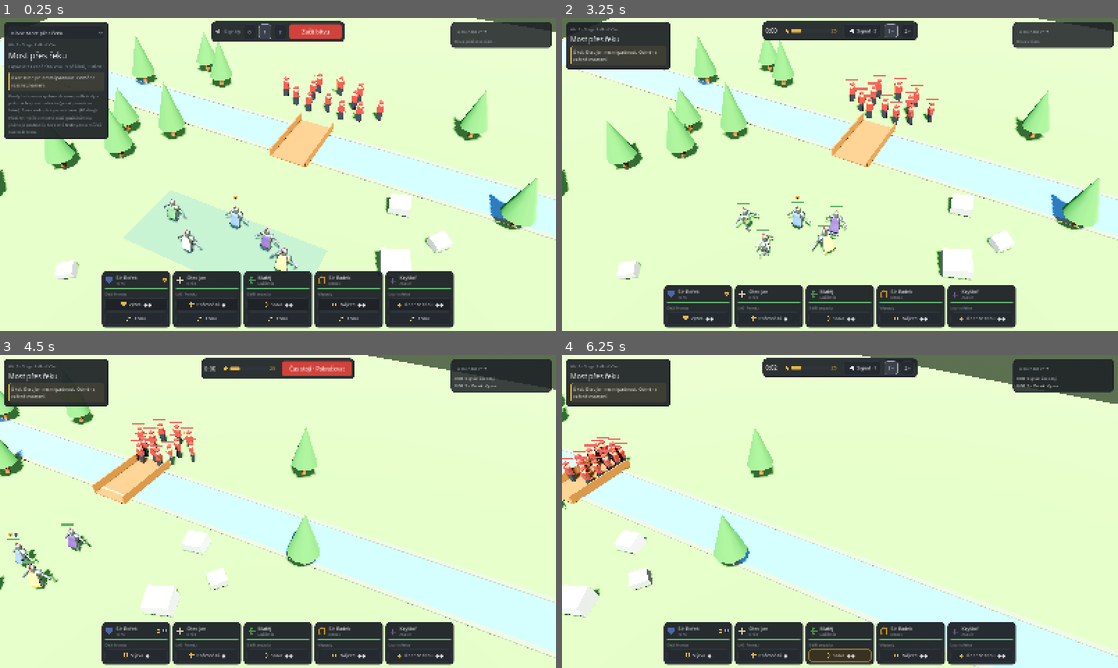
Above: before the commit, frames 1-4 (two rows, left to right).
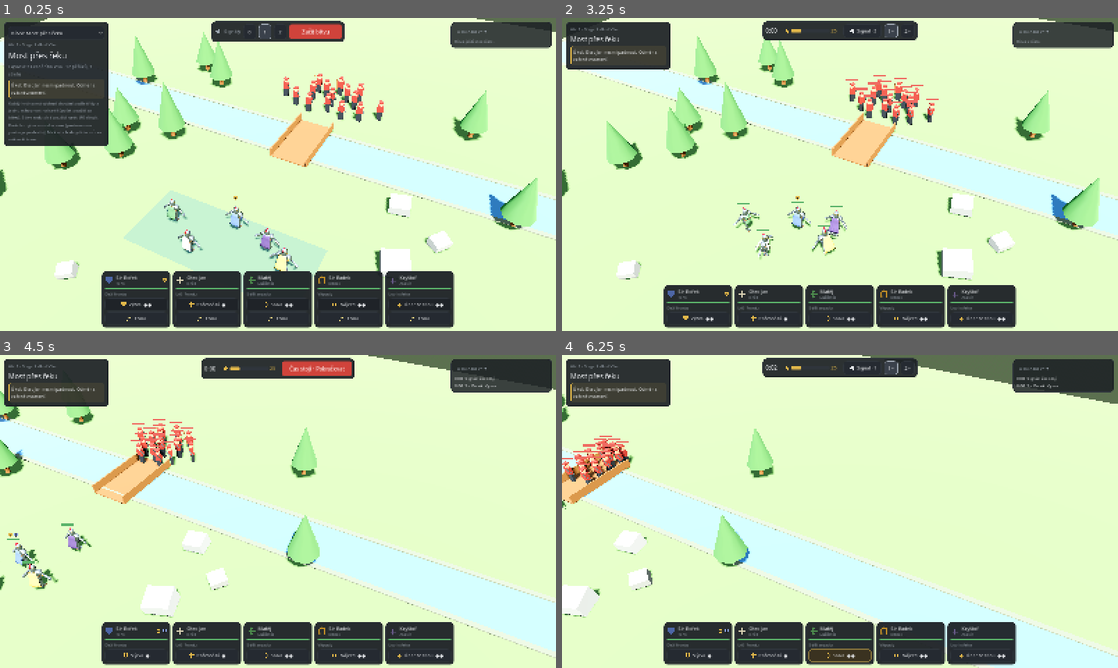
Above: after the commit, the same moments.

Repository: tomaspatolan-bit/roguelike
Game: Godot game, scene res://scenes/battle/battle.tscn
Same seed, same stepped clock (60 frames per second), same inputs: the game is played once before the commit and once after it.
Inputs (mouse positions are in pixels of both pictures, inside the frame that each line leads up to):
- Up to frame 1 (0.25 s): no input
- Up to frame 2 (3.25 s): click "0" at 0.5 s; click "1" at 1.25 s; click "2" at 2 s; click "Začít bitvu" at 2.75 s
- Up to frame 3 (4.5 s): tap Enter at 3.5 s; move the mouse to (400, 495) at 3.52 s; hold D 3.53-4.25 s; tap 1 at 3.6 s; click (400, 495) at 3.67 s; tap Space at 3.77 s; drag from (166, 527) to (250, 574) at 4.27 s
- Up to frame 4 (6.25 s): click "Čas stojí · Pokračovat" at 5 s; move the mouse to (895, 442) at 5.77 s; hold D from 5.78 s (still down); tap 3 at 5.85 s

The runs differ from the first frame. In frame 1, 1.3% of the frame differs, in the area x 0-64%, y 14-41%; in frame 2, 0.2%; in frame 3, 0.2%; in frame 4, 0.4%.

Commit message:
WIP: Most +3 lapkové (balanc se schopnostmi)
Co-Authored-By: Claude Opus 5.5 <noreply@anthropic.com>
Claude-Session: https://claude.ai/code/session_01YTcC7gpzrVVeumCwLBkTTm

Diff:
--- a/data/scenarios/most_pres_reku.json
+++ b/data/scenarios/most_pres_reku.json
@@ -1,7 +1,7 @@
 {
   "_info": "Bitva Most přes řeku. Souřadnice v metrech: x doprava, y dopředu (k nepříteli). Řeka vede napříč mezi river …(363 unchanged characters)…
   "name": "Most přes řeku",
-  "subtitle": "Lapkové z Hraběcího lesa · 9 pěšáků, 3 střelci",
+  "subtitle": "Lapkové z Hraběcího lesa · 12 pěšáků, 3 střelci",
   "stage_label": "Akt 1 · Stage 2",
   "win_title": "Vítězství u mostu",
   "river": {"y0": 4.0, "y1": 8.0, "crossings": [{"x0": -1.25, "x1": 1.25, "kind": "most", "speed": 1.0}]},
@@ -18,6 +18,7 @@
   "enemies": [
     ["lapka", -3.0, 11.0], ["lapka", -1.5, 10.5], ["lapka", 0.0, 11.2], ["lapka", 1.5, 10.6], ["lapka", 3.0, 11.0],
     ["lapka", -2.0, 12.6], ["lapka", 2.0, 12.6], ["lapka", -4.5, 12.0], ["lapka", 4.5, 12.0],
+    ["lapka", -1.0, 13.4], ["lapka", 1.0, 13.4], ["lapka", 0.0, 12.2],
     ["strelec", -2.0, 14.0], ["strelec", 0.0, 14.4], ["strelec", 2.0, 14.0]
   ]
 }
--- a/tests/test_battle_sim.gd
+++ b/tests/test_battle_sim.gd
@@ -355,12 +355,11 @@
 ## Po ztrátě 70 % se nepřítel zlomí: střelci prchnou z bojiště, pěšáci zoufale dobojují.
 func _test_morale(data: Dictionary) -> void:
 	var s := Sim.new(data, Sim.default_setup(data, 0), 19)
-	for i in 8:
-		s.by_id("e%d" % i).hp = 0.0
-	s.by_id("e11").hp = 0.0   # 9 z 12 ztrát = 75 %
+	for i in 11:
+		s.by_id("e%d" % i).hp = 0.0   # 11 z 15 ztrát = 73 %
 	s.step(DT)
-	var lapka := s.by_id("e8")
-	var strelec := s.by_id("e9")
+	var lapka := s.by_id("e11")
+	var strelec := s.by_id("e12")
 	_check(s.foes_broken, "po ztrátě 70 % se morálka nepřítele zlomí")
 	_check(lapka.desperate and not lapka.fleeing and s._dmg_mult(lapka) > 1.0, "pěšák se zlomenou morálkou zoufale útočí silněji")
 	_check(strelec.fleeing and not strelec.desperate, "střelec se zlomenou morálkou prchá")
